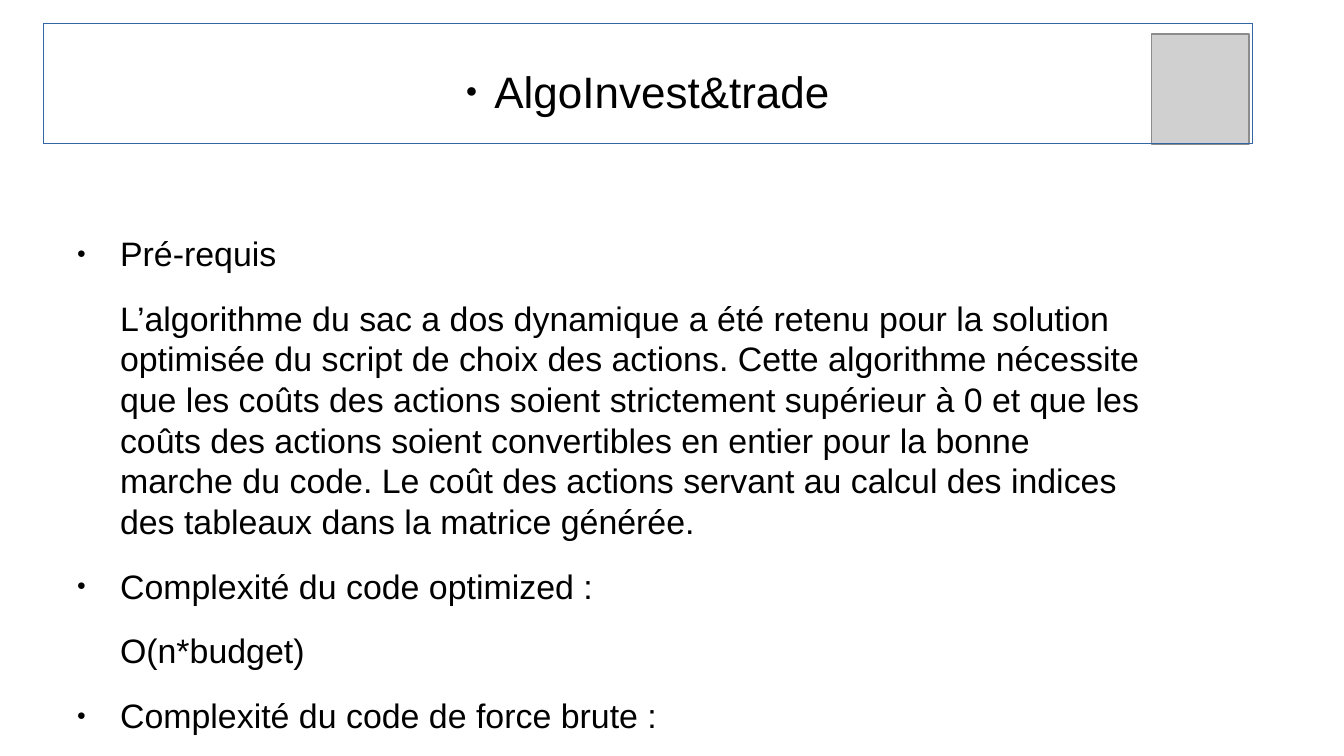
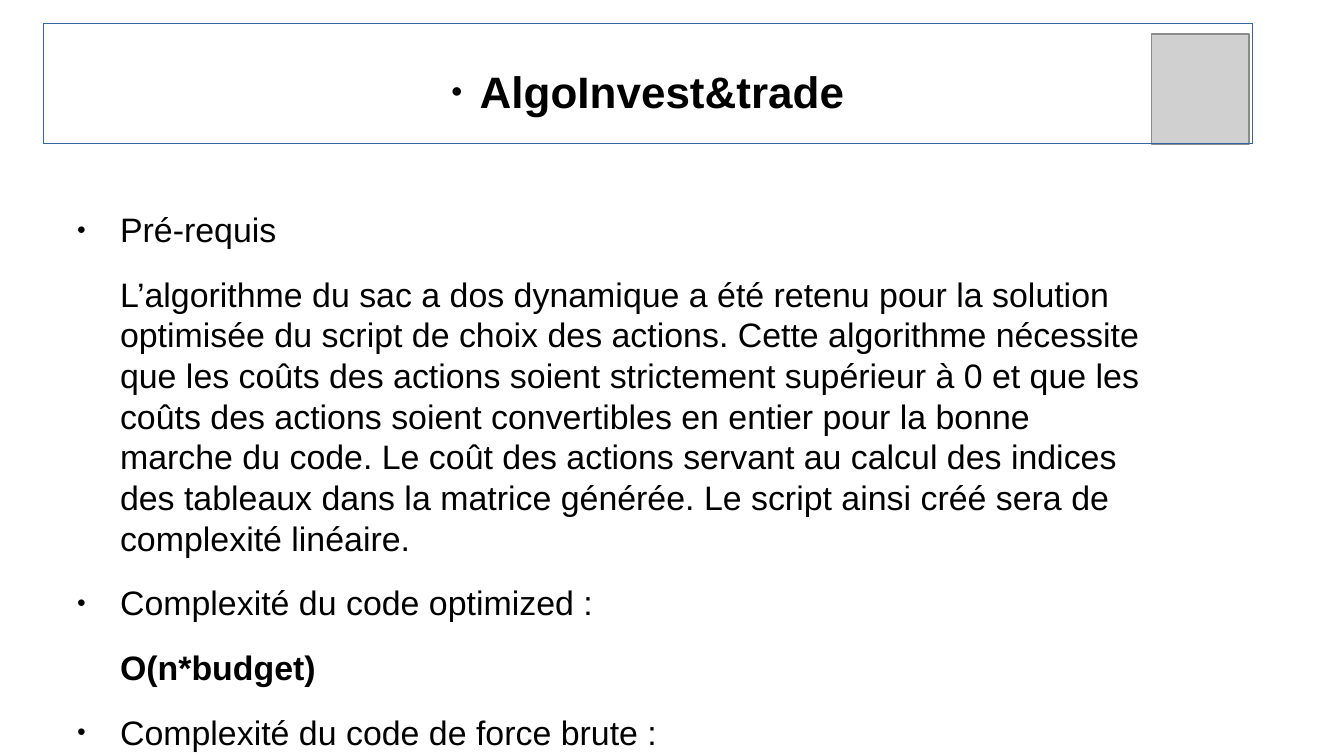
Before and after one commit to loic5015/P7_hernio_loic, a slide deck: slide 5 of presentation.odp. Drawn at 1344x756 pixels with LibreOffice and Linux fonts; fonts in the diff are those of the drawing; grey boxes stand for pictures. Boxes give left, top, right and bottom in pixels: in the first picture for what was removed or moved away, otherwise in the second. Text is boxed around its words. In the diff, an @@ line names an element or a change of style, - is before the commit and + after.

```diff
--- a/presentation.odp
+++ b/presentation.odp
@@ rectangle "AlgoInvest&trade" at [43,24,1253,144]: bold on @@
@@ text "Pré-requis": place and size @@
-text "Pré-requis" at [120,241,1139,735]
+text "Pré-requis" at [120,217,1139,687]
@@ text at [120,282,1139,557]: text changed @@
-L’algorithme du sac a dos dynamique a été retenu pour la solution optimisée du script de choix des actions. Cette algorithme nécessite que les coûts des actions soient strictement supérieur à 0 et que les coûts des actions soient convertibles en entier pour la bonne marche du code. Le coût des actions servant au calcul des indices des tableaux dans la matrice générée.
+L’algorithme du sac a dos dynamique a été retenu pour la solution optimisée du script de choix des actions. Cette algorithme nécessite que les coûts des actions soient strictement supérieur à 0 et que les coûts des actions soient convertibles en entier pour la bonne marche du code. Le coût des actions servant au calcul des indices des tableaux dans la matrice générée. Le script ainsi créé sera de complexité linéaire.
@@ text at [120,655,316,687]: bold on in "O(n*budget)", "O(n!)n" @@
```
Also in this commit, not shown: 6 other slides changed, 3 other files.
